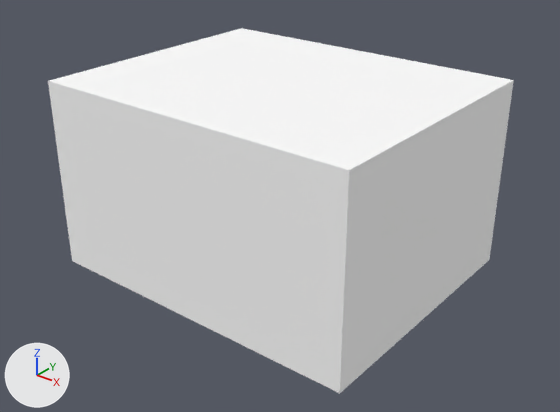
What one commit did to the glTF model public/models/house.glb.
Before and after are seen from a camera (50 mm lens) standing at (15.12, -10.29, 10.05) and looking at (4.43, 3.07, 1.76). Arrows for +X, +Y and +Z are at lower left; the lights stay in place. Vertices at the same position are counted once.
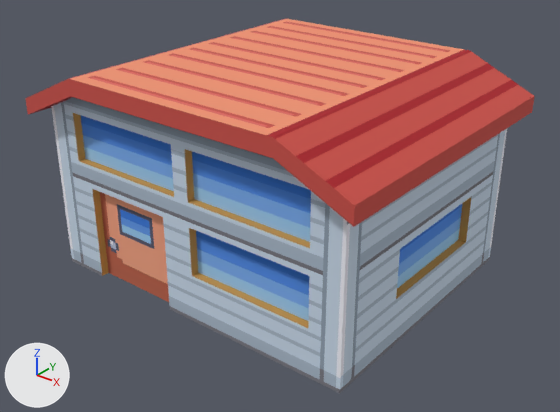
Location of each change, [x1, y1, x2, y2] in pixels of the pictures (560 x 412 px):
'mesh', surface changed, reshaped, moved
    before: [48, 28, 514, 393]
    after: [51, 97, 507, 393]
'mesh.001', added
    after: [25, 19, 535, 227]

What changed in the scene script:
```text
Add img_image_0:
    img_image_0 = load_image('Image_0', '_unpacked/Image_0', 256, 256, 'sRGB')
Change mat_material_0:
    remove # nodes: BsdfPrincipled, OutputMaterial
    remove # colours: white #ffffff
    nodes: BsdfPrincipled, Math x2, OutputMaterial, TexImage
    uses the picture img_image_0
Change me_mesh_0:
    used by ob_mesh; location = (2.4, 0.4, 0.0)
    remove me_mesh_0.from_pydata(...)  # 8 vertices, 12 faces; spans x -2.4..6.0, y -0.4..6.4, z 0.0..4.8
    add me_mesh_0.from_pydata(...)  # 99 vertices, 138 faces; spans x -4.2..4.2, y -3.4..3.4, z -2.4..2.4
    me_mesh_0 part 1: the whole mesh is rebuilt
Add me_mesh_1:
    me_mesh_1.from_pydata(...)  # 16 vertices, 28 faces; spans x -0.4..8.8, y -3.6..4.0, z -0.8..0.4
    me_mesh_1.materials.append(mat_material_0)
Change ob_mesh:
    ob_mesh.location: (2.4, 0.4, 0.0) -> (4.2, 3.4, 2.4)
Add ob_mesh_001:
    ob_mesh_001 = bpy.data.objects.new('mesh.001', me_mesh_1)
    ob_mesh_001.location = (0.0, 3.2, 4.8)
```
